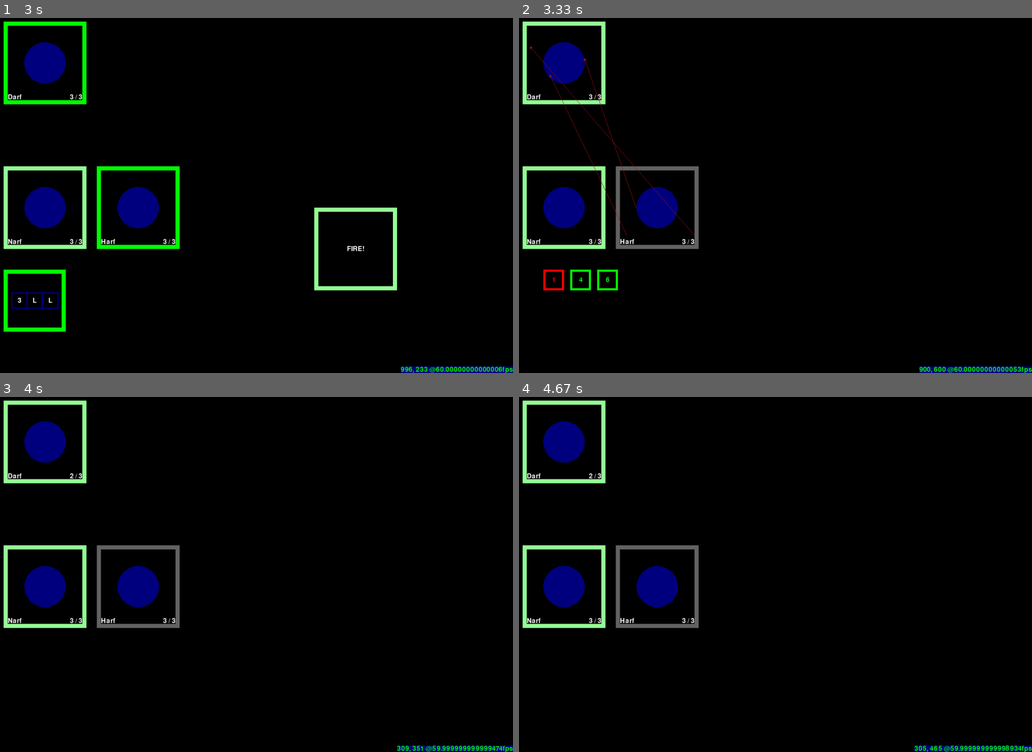
Above: before the commit, frames 1-4 (two rows, left to right).
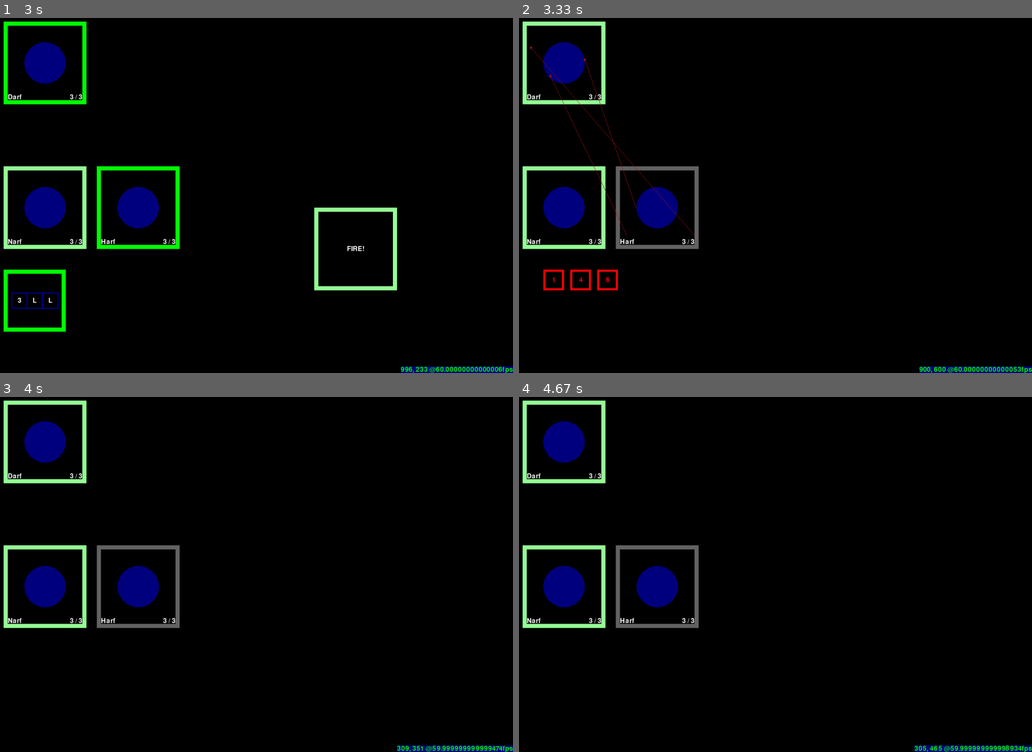
Above: after the commit, the same moments.

Repository: ErikRoelofs/pygame-tryout
Game: pygame game, started from game.py
Same seed, same stepped clock (60 frames per second), same inputs: the game is played once before the commit and once after it.
Inputs (mouse positions are in pixels of both pictures, inside the frame that each line leads up to):
- Up to frame 1 (3 s): press the mouse at (251, 209) at 0.37 s; move the mouse to (184, 199) at 0.47 s; release the mouse at (123, 191) at 0.6 s; press the mouse at (35, 302) at 0.7 s; move the mouse to (46, 298) at 0.8 s; release the mouse at (61, 294) at 0.93 s; press the mouse at (138, 206) at 1.03 s; move the mouse to (292, 245) at 1.13 s; release the mouse at (446, 284) at 1.27 s; press the mouse at (46, 64) at 1.37 s; move the mouse to (87, 181) at 1.47 s; release the mouse at (128, 302) at 1.6 s; press the mouse at (46, 64) at 1.7 s; move the mouse to (92, 67) at 1.8 s; release the mouse at (143, 74) at 1.93 s; press the mouse at (138, 206) at 2.03 s; move the mouse to (92, 248) at 2.13 s; release the mouse at (46, 291) at 2.27 s; press the mouse at (138, 206) at 2.37 s; move the mouse to (102, 145) at 2.47 s; release the mouse at (61, 85) at 2.6 s; press the mouse at (353, 248) at 2.7 s; move the mouse to (374, 174) at 2.8 s; release the mouse at (395, 96) at 2.93 s
- Up to frame 2 (3.33 s): click (872, 248) at 3.05 s
- Up to frame 3 (4 s): press the mouse at (46, 585) at 3.53 s; move the mouse to (92, 585) at 3.63 s; release the mouse at (138, 581) at 3.77 s; press the mouse at (138, 585) at 3.87 s; move the mouse to (112, 524) at 3.97 s
- Up to frame 4 (4.67 s): release the mouse at (601, 464) at 4.1 s; press the mouse at (565, 585) at 4.2 s; move the mouse to (683, 514) at 4.3 s; release the mouse at (806, 446) at 4.43 s; press the mouse at (657, 585) at 4.53 s; move the mouse to (626, 570) at 4.63 s

Frame 1 is identical in both runs. In frame 2, 0.2% of the frame differs, in the area x 9-20%, y 70-77%; in frame 3, less than 0.1%; in frame 4, less than 0.1%.

Commit message:
Working on traits. Really need that clone option.

Diff:
--- a/classes.py
+++ b/classes.py
@@ -5,14 +5,29 @@
 STATE_READY = 1
 STATE_SPENT = 2
 
+# mounts
+MOUNT_LIGHT = "light"
+MOUNT_MEDIUM = "medium"
+MOUNT_HEAVY = "heavy"
+
 class Ship:
-    def __init__(self, name, hull, actions, event):
+    def __init__(self, name, hull, traits, actions, event):
         self._name = name
         self.hull = hull
         self.damage = 0
-        self.actions = actions
+        self.traits = traits
+        self.actions = []
+        for action in actions:
+            self.actions.append(
+                Weapon(
+                    action.rolls,
+                    Mount(action.mount.classification(), action.mount.accuracy(), action.mount.damage()),
+                    action.weaponType))
         self.state = STATE_READY
         self.event = event
+
+        for trait in self.traits:
+            trait.applyToOwner(self)
 
     def name(self):
         return self._name
@@ -32,6 +47,15 @@
         assert weapon in self.actions, "Cannot fire a weapon that is not on the ship!"
         self.spend()
         weapon.spend()
+
+        # apply my traits that modify my attacks
+        for trait in self.traits:
+            trait.applyToOutgoingAttack(self, weapon, target)
+
+        # apply target traits that modify incoming attacks
+        for trait in target.traits:
+            trait.applyToIncomingAttack(target, weapon, self)
+
         return Attack(self, weapon, target)
 
     def resolveAttackOnMe(self, attacker, weapon, results):
@@ -67,9 +91,13 @@
 
 
 class Mount:
-    def __init__(self, theAccuracy, theDamage):
+    def __init__(self, classification, theAccuracy, theDamage):
+        self._classification = classification
         self._accuracy = theAccuracy
         self._damage = theDamage
+
+    def classification(self):
+        return self._classification
 
     def accuracy(self):
         return self._accuracy
@@ -77,6 +105,12 @@
     def damage(self):
         return self._damage
 
+    # note that lower accuracy is better
+    def increaseAccuracy(self, amount):
+        self._accuracy -= amount
+
+    def decreaseAccuracy(self, amount):
+        self._accuracy += amount
 
 class WeaponType:
     def __init__(self, theName):
@@ -100,3 +134,30 @@
         assert not self.applied, "This attack has already been applied!"
         self.applied = True
         self.target.resolveAttackOnMe(self.attacker, self.weapon, self.results)
+
+class Trait:
+    def applyToOwner(self, ship):
+        return False
+
+    def applyToTarget(self, ship):
+        return False
+
+    def applyToOutgoingAttack(self, me, weapon, target):
+        return False
+
+    def applyToIncomingAttack(self, attacker, weapon, me):
+        return False
+
+class Accurate(Trait):
+    def __init__(self, amount):
+        self.amount = amount
+
+    def applyToOutgoingAttack(self, me, weapon, target):
+        weapon.mount.increaseAccuracy(self.amount)
+
+class Evasive(Trait):
+    def __init__(self, amount):
+        self.amount = amount
+
+    def applyToIncomingAttack(self, attacker, weapon, me):
+        weapon.mount.decreaseAccuracy(self.amount)
--- a/game.py
+++ b/game.py
@@ -1,5 +1,17 @@
 import pygame, sys, random, animations, dice, classes, shiplibrary, event
 from pygame.locals import *
+
+"""
+	- traits
+	- return fire
+	- destruction
+	- good animations
+	- separate this part of the game into a module
+
+"""
+
+
+
 
 # colors
 BG_COLOR = (0, 0, 0)
@@ -38,13 +50,15 @@
 
 def main():
 
-	global DISPLAYSURF, fontObj, MOUNT_LIGHT, MOUNT_MEDIUM, MOUNT_HEAVY, WEAPON_LASER, WEAPON_KINETIC, WEAPON_GUIDED
+	global DISPLAYSURF, fontObj, WEAPON_LASER, WEAPON_KINETIC, WEAPON_GUIDED
 	clock = pygame.time.Clock()
 
 	# game setup
-	MOUNT_LIGHT = classes.Mount(2, 1)
-	MOUNT_MEDIUM = classes.Mount(4, 2)
-	MOUNT_HEAVY = classes.Mount(5, 3)
+	mounts = (
+		classes.Mount(classes.MOUNT_LIGHT, 2, 1),
+		classes.Mount(classes.MOUNT_MEDIUM, 4, 2),
+		classes.Mount(classes.MOUNT_HEAVY, 5, 3)
+	)
 
 	WEAPON_LASER = classes.WeaponType("laser")
 	WEAPON_KINETIC = classes.WeaponType("kinetic")
@@ -69,7 +83,7 @@
 	fontObj = pygame.font.Font('freesansbold.ttf', 16)
 
 	eventControl = event.EventControl()
-	library = shiplibrary.Library((MOUNT_LIGHT, MOUNT_MEDIUM, MOUNT_HEAVY),(WEAPON_LASER, WEAPON_KINETIC, WEAPON_GUIDED),eventControl)
+	library = shiplibrary.Library(mounts, (WEAPON_LASER, WEAPON_KINETIC, WEAPON_GUIDED),eventControl)
 
 	playerShips = [library.shipByName("Narf"),library.shipByName("Harf")]
 	opponentShips = [library.shipByName("Darf")]
@@ -216,12 +230,12 @@
 	return image
 
 def drawMount(mount):
-	assert mount in (MOUNT_LIGHT, MOUNT_MEDIUM, MOUNT_HEAVY), "Pass a MOUNT to the drawMount function."
+	assert mount.classification() in (classes.MOUNT_LIGHT, classes.MOUNT_MEDIUM, classes.MOUNT_HEAVY), "Pass a MOUNT to the drawMount function."
 
 	image = pygame.Surface((40,40))
 	pygame.draw.rect(image, BLUE, (0, 0, 40, 40), 3)
 
-	text = "L" if mount == MOUNT_LIGHT else "M" if mount == MOUNT_MEDIUM else "H"
+	text = "L" if mount.classification() == classes.MOUNT_LIGHT else "M" if mount.classification() == classes.MOUNT_MEDIUM else "H"
 
 	textSurfaceObj = fontObj.render(text, True, WHITE)
 	textRectObj = textSurfaceObj.get_rect()
--- a/shiplibrary.py
+++ b/shiplibrary.py
@@ -3,9 +3,9 @@
 class Library:
     def __init__(self, mounts, weaponTypes, event):
         self.ships = []
-        self.ships.append(classes.Ship("Narf", 3, (classes.Weapon(3, mounts[0], weaponTypes[0]),),event))
-        self.ships.append(classes.Ship("Harf", 3, (classes.Weapon(3, mounts[0], weaponTypes[0]),), event))
-        self.ships.append(classes.Ship("Darf", 3, (classes.Weapon(3, mounts[0], weaponTypes[0]),), event))
+        self.ships.append(classes.Ship("Narf", 3, (classes.Accurate(5), ), (classes.Weapon(3, mounts[2], weaponTypes[0]),),event))
+        self.ships.append(classes.Ship("Harf", 3, (), (classes.Weapon(3, mounts[0], weaponTypes[0]),), event))
+        self.ships.append(classes.Ship("Darf", 3, (classes.Evasive(10), ), (classes.Weapon(3, mounts[0], weaponTypes[0]),), event))
 
     def ship(self, index):
         return self.ships[index]
